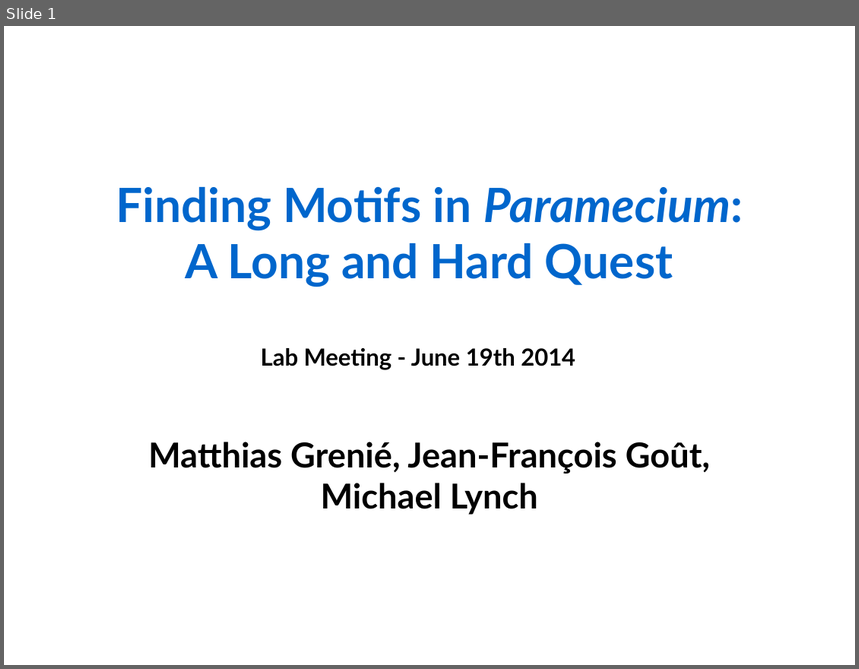
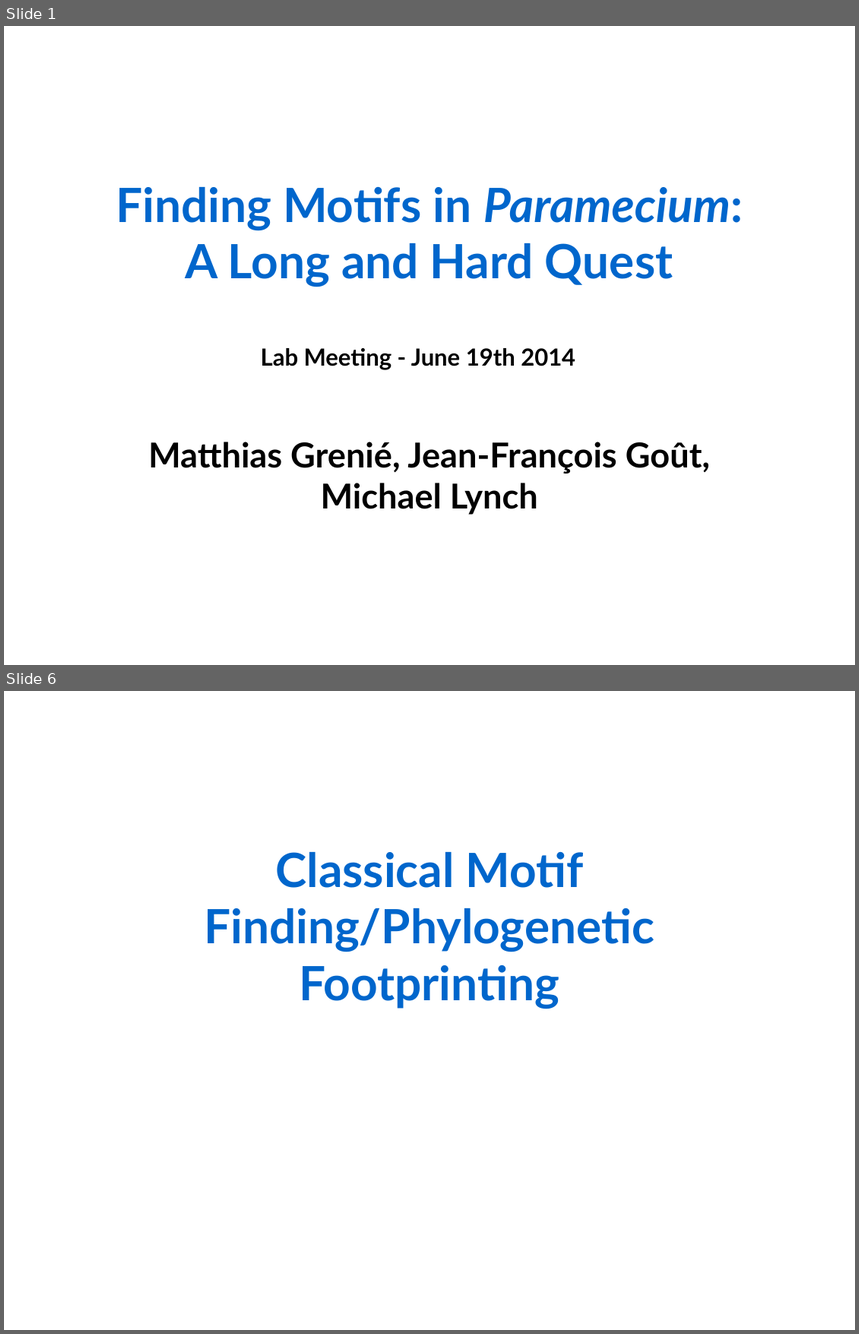
Before and after one commit to Rekyt/lynchlabpresentation2014, a slide deck: LabMeetingPresentation.odp. Shown one above the other, each under a label of ours: slide 1 before the commit, slides 1 and 6 after it; the slides between them are not shown. The pictures are 859x669 and 859x1334 pixels, drawn with LibreOffice and Linux fonts; fonts in the diff are those of the drawing. Boxes give left, top, right and bottom in pixels: in the first picture for what was removed or moved away, otherwise in the second. Text is boxed around its words. In the diff, an @@ line names an element or a change of style, - is before the commit and + after.

```diff
--- a/LabMeetingPresentation.odp
+++ b/LabMeetingPresentation.odp
@@ slide 6 added at [4,691,855,1330], background #FFFFFF @@
@@ text added at [204,852,655,1009], 44 pt, text #0066CC, bold @@
+Classical Motif Finding/Phylogenetic Footprinting
```
Also in this commit, not shown: 11 other slides added.
